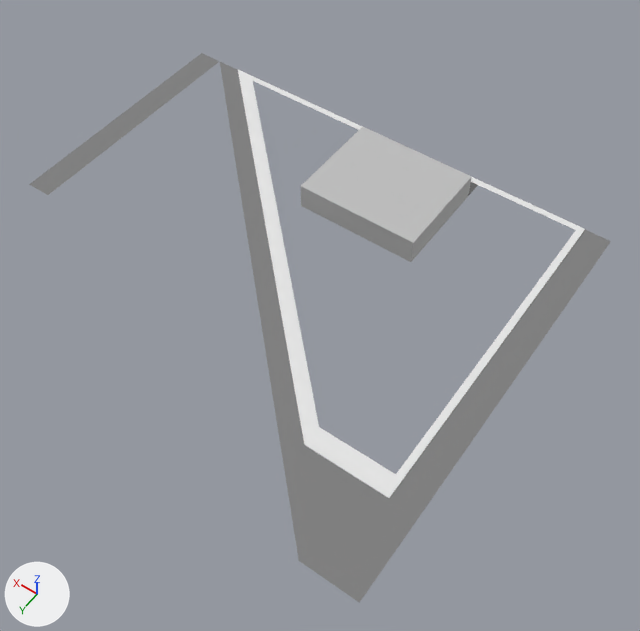
An edit to the Blender file assets/models/districts/descalzas/market.blend, drawn before and after from the same camera.
The view is the same before and after, from a 50 mm camera at (-27.4, 41.2, 93.1) aimed at (15.6, -19.0, -1.4). Lighting does not change. The marker at lower left points along +X, +Y and +Z. The picture after the commit comes second. Objects named as collision shapes, trigger or cutter boxes, shadow casters or lower levels of detail are left out.

Names of what the first picture shows: 'Interior', 'Roads', 'Sidewalk' and 1 more.
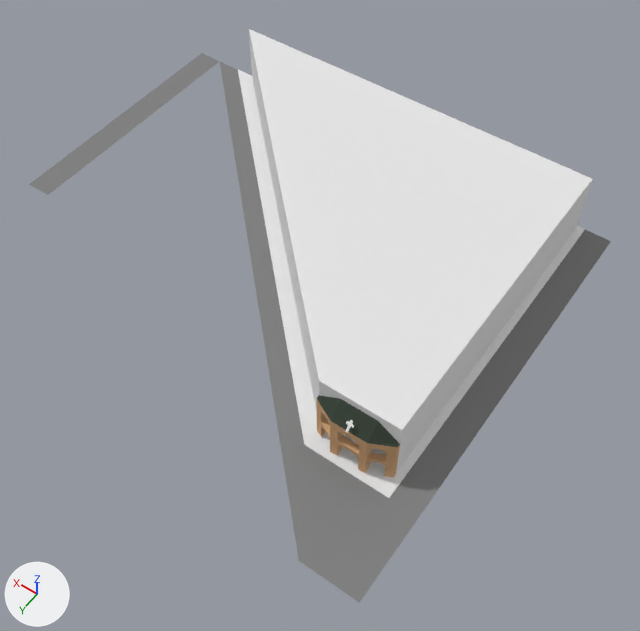
Location of each change, (x1, y1, x2, y2) in pixels of the pictures (640 x 631 px):
```json
{"object": "Facade", "change": "shown", "after": [249, 29, 592, 473]}
{"object": "Arch", "change": "shown", "after": [316, 395, 400, 477]}
{"object": "Cross", "change": "shown", "after": [345, 420, 354, 433]}
{"object": "Interior", "change": "unchanged, covered by the edit", "before": [301, 127, 472, 262]}
```

Scene script edits in JSON lines:
```json
{"op": "remove", "block": "ob_facade", "code": "ob_facade.hide_set(True)"}
{"op": "remove", "block": "ob_arch", "code": "ob_arch.hide_set(True)"}
{"op": "remove", "block": "ob_cross", "code": "ob_cross.hide_set(True)"}
```
